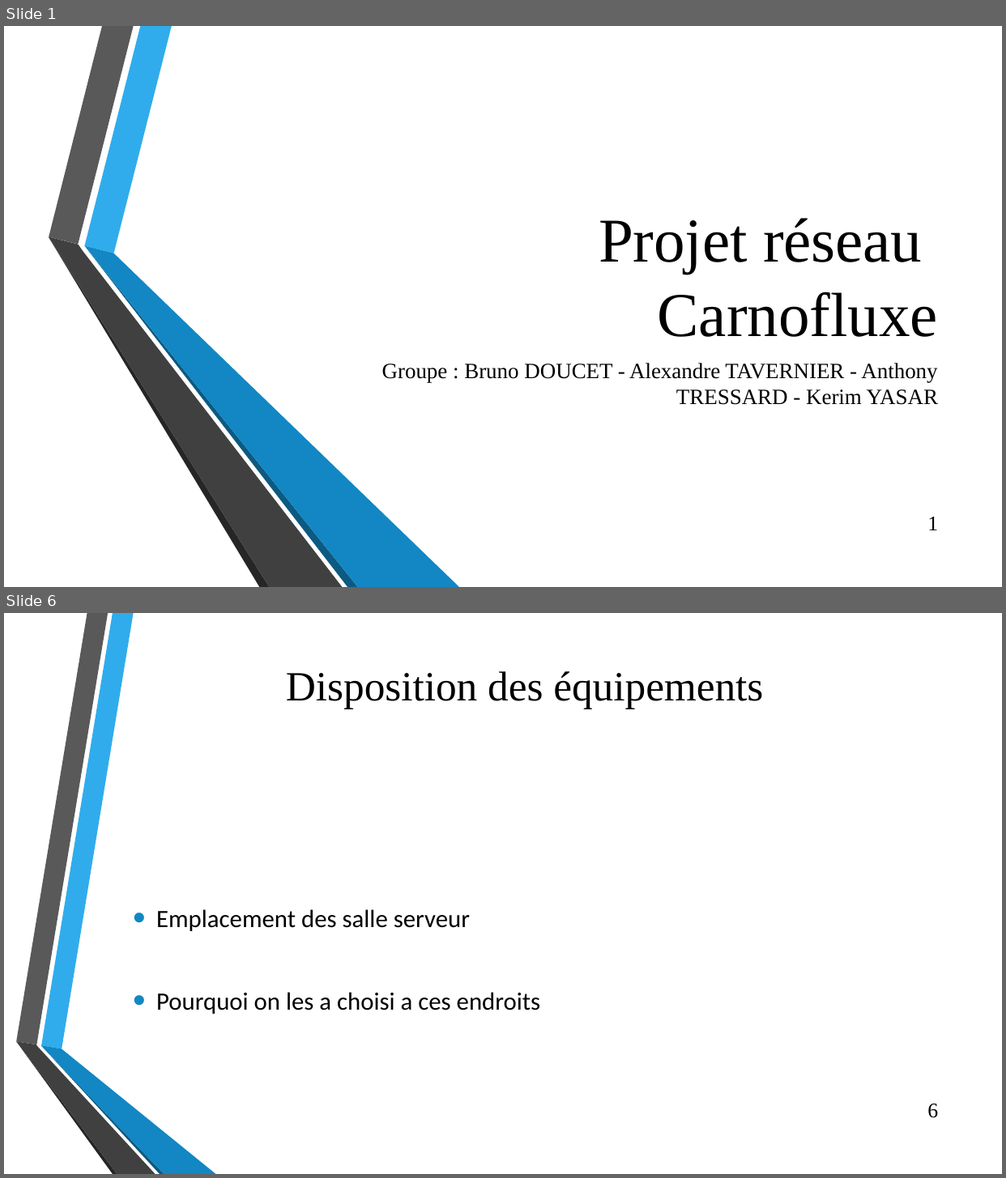
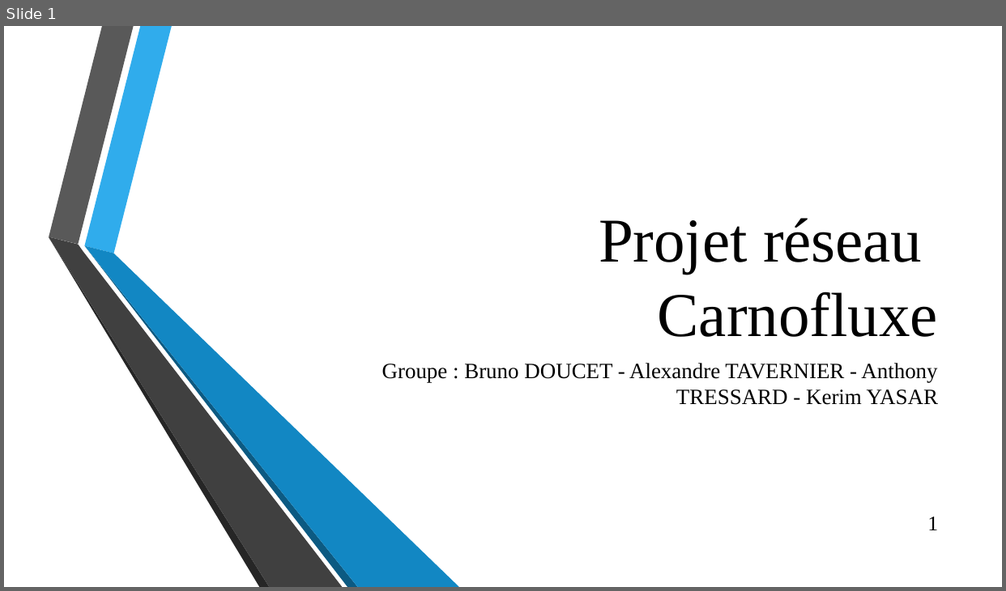
Before and after one commit to Efiria/Carnofluxe, a slide deck: Presentation2.pptx. Shown one above the other, each under a label of ours: slides 1 and 6 before the commit, slide 1 after it; the slides between them are not shown. The pictures are 1006x1178 and 1006x591 pixels, drawn with LibreOffice and Linux fonts; fonts in the diff are those of the drawing; background and template pictures are left out. Boxes give left, top, right and bottom in pixels: in the first picture for what was removed or moved away, otherwise in the second. Text is boxed around its words. In the diff, an @@ line names an element or a change of style, - is before the commit and + after.

```diff
--- a/Presentation2.pptx
+++ b/Presentation2.pptx
@@ slide 6 removed at (4, 613, 1002, 1174), background picture (left out) @@
@@ title removed at (286, 671, 763, 709) @@
-Disposition des équipements
@@ text removed at (156, 909, 541, 1014) @@
-• Emplacement des salle serveur
-• Pourquoi on les a choisi a ces endroits
@@ group removed at (16, 613, 216, 1174): 6 freeform shapes @@
@@ page number removed at (927, 1104, 938, 1118) @@
-6
```
Also in this commit, not shown: 7 slides changed, 5 slides added, 3 other slides removed.
